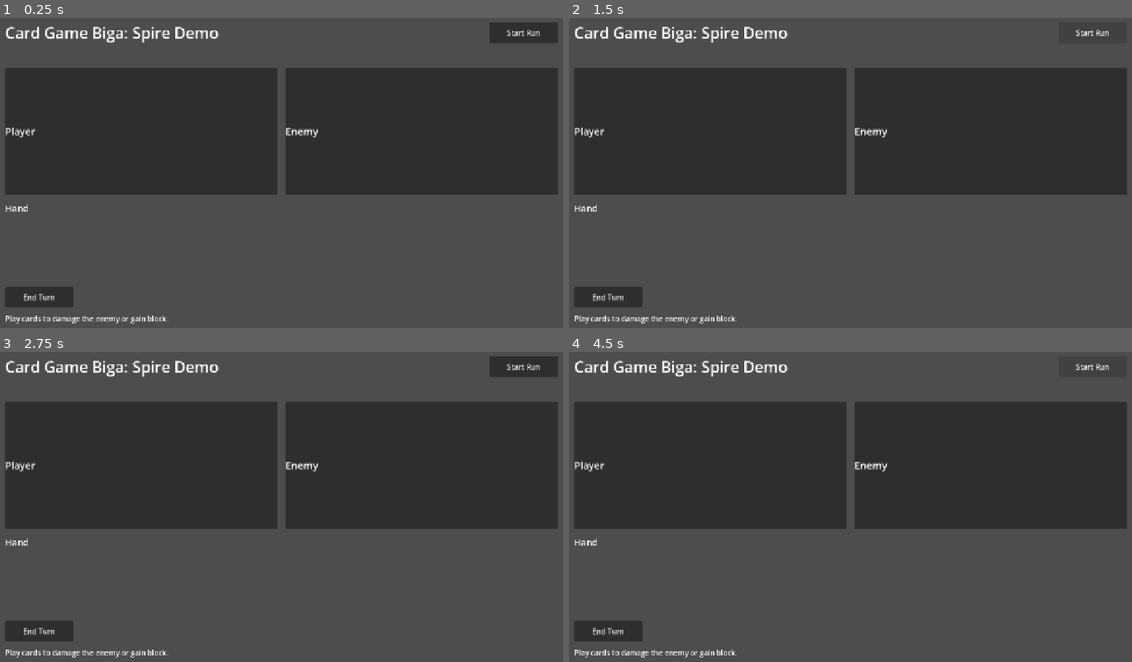
Above: before the commit, frames 1-4 (two rows, left to right).
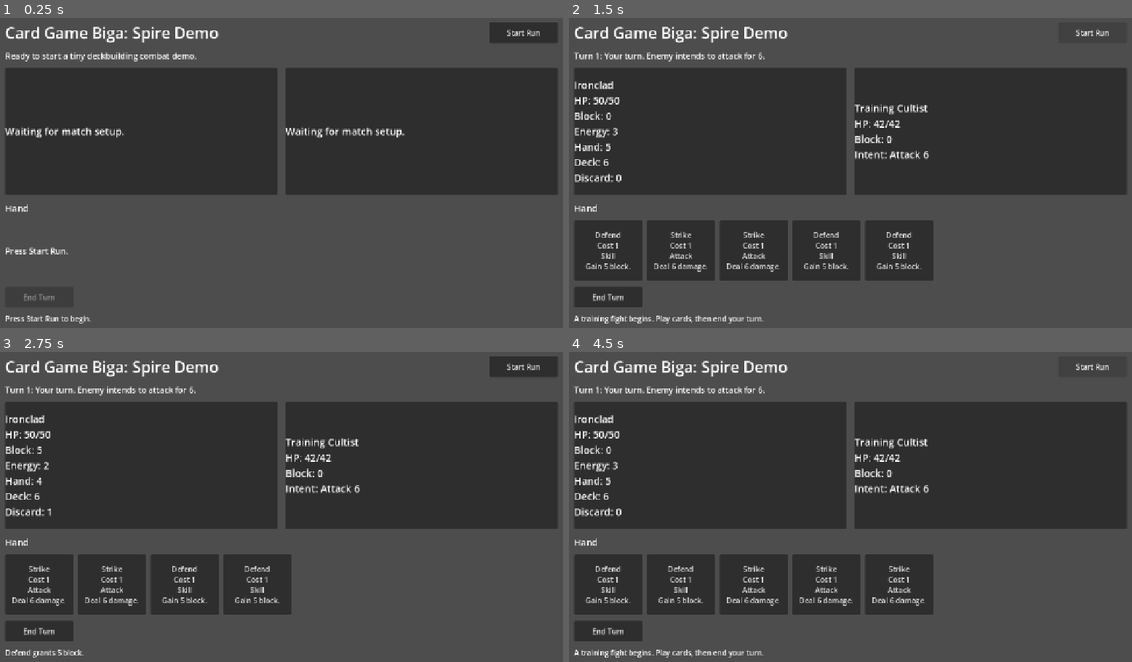
Above: after the commit, the same moments.

Repository: lacsclyne/cardgamebiga
Game: Godot game, scene res://scenes/main.tscn
Two runs of this game, one before a commit and one after it. Both use one fixed random seed, a clock stepped at 60 frames per second and the inputs below.
Inputs (mouse positions are in pixels of both pictures, inside the frame that each line leads up to):
- Up to frame 1 (0.25 s): no input
- Up to frame 2 (1.5 s): click (608, 297) at 0.5 s, where only the run before the commit has a clickable "End Turn"; click "Start Run" at 1.25 s
- Up to frame 3 (2.75 s): click (39, 584) at 2 s, where only the run after the commit has a clickable "Defend Cost 1 Skill Gain 5 bl…"
- Up to frame 4 (4.5 s): click (608, 584) at 2.75 s, where only the run after the commit has a clickable "Strike Cost 1 Attack Deal 6 d…"; click (681, 584) at 3.5 s, where only the run after the commit has a clickable "Defend Cost 1 Skill Gain 5 bl…"; click "Start Run" at 4.25 s

The runs differ from the first frame. In frame 1, 1.6% of the frame differs, in the area x 0-72%, y 11-99%; in frame 2, 14%; in frame 3, 11%; in frame 4, 14%, in the area x 0-65%, y 11-99%.
Error before the commit: Parse Error: Identifier "opponent_deck" not declared in the current scope. (res://scripts/core/game_state.gd:29)

Commit message:
Verify demo with Godot 4.6.3

Diff:
--- a/project.godot
+++ b/project.godot
@@ -8,7 +8,7 @@
 config/name="Card Game Biga"
 config/description="Godot-driven card battle prototype."
 run/main_scene="res://scenes/main.tscn"
-config/features=PackedStringArray("4.3")
+config/features=PackedStringArray("4.6")
 config/icon="res://icon.svg"
 
 [display]
--- a/scripts/core/deck.gd
+++ b/scripts/core/deck.gd
@@ -1,23 +1,23 @@
 class_name Deck
 extends RefCounted
 
-var draw_pile: Array[CardData] = []
-var discard_pile: Array[CardData] = []
+var draw_pile: Array = []
+var discard_pile: Array = []
 
-func setup(cards: Array[CardData], rng: RandomNumberGenerator) -> void:
+func setup(cards: Array, rng: RandomNumberGenerator) -> void:
 	draw_pile = cards.duplicate()
 	discard_pile.clear()
 	shuffle(rng)
 
 func shuffle(rng: RandomNumberGenerator) -> void:
 	for i in range(draw_pile.size() - 1, 0, -1):
-		var j := rng.randi_range(0, i)
-		var temp := draw_pile[i]
+		var j: int = rng.randi_range(0, i)
+		var temp = draw_pile[i]
 		draw_pile[i] = draw_pile[j]
 		draw_pile[j] = temp
 
-func draw(count: int, rng: RandomNumberGenerator) -> Array[CardData]:
-	var drawn: Array[CardData] = []
+func draw(count: int, rng: RandomNumberGenerator) -> Array:
+	var drawn: Array = []
 	for _i in range(count):
 		if draw_pile.is_empty():
 			_refill_from_discard(rng)
@@ -26,7 +26,7 @@
 		drawn.append(draw_pile.pop_back())
 	return drawn
 
-func discard(cards: Array[CardData]) -> void:
+func discard(cards: Array) -> void:
 	discard_pile.append_array(cards)
 
 func _refill_from_discard(rng: RandomNumberGenerator) -> void:
--- a/scripts/core/game_state.gd
+++ b/scripts/core/game_state.gd
@@ -1,5 +1,7 @@
 class_name GameState
 extends RefCounted
+
+const PlayerStateScript := preload("res://scripts/core/player_state.gd")
 
 enum MatchPhase {
 	NOT_STARTED,
@@ -15,18 +17,18 @@
 const ENEMY_INTENTS := [6, 8, 10]
 
 var rng := RandomNumberGenerator.new()
-var player := PlayerState.new()
-var opponent := PlayerState.new()
+var player := PlayerStateScript.new()
+var opponent := PlayerStateScript.new()
 var phase: MatchPhase = MatchPhase.NOT_STARTED
 var turn_number: int = 0
 var winner_name: String = ""
 var enemy_intent_damage: int = 0
 var last_log: String = "Press Start Run to begin."
 
-func start(seed_value: int, player_deck: Array[CardData], _opponent_deck: Array[CardData]) -> void:
+func start(seed_value: int, player_deck: Array, _opponent_deck: Array = []) -> void:
 	rng.seed = seed_value
 	player.setup("Ironclad", player_deck, rng, PLAYER_STARTING_HEALTH)
-	opponent.setup("Training Cultist", opponent_deck, rng, ENEMY_STARTING_HEALTH)
+	opponent.setup("Training Cultist", [], rng, ENEMY_STARTING_HEALTH)
 	turn_number = 1
 	winner_name = ""
 	enemy_intent_damage = _next_enemy_intent()
@@ -55,7 +57,7 @@
 		last_log = "That card is no longer in hand."
 		return false
 
-	var card := player.hand[hand_index]
+	var card = player.hand[hand_index]
 	if not card.is_playable(player.energy):
 		last_log = "Not enough energy for %s." % card.display_name
 		return false
@@ -71,7 +73,7 @@
 		player.gain_block(card.block)
 		log_lines.append("%s grants %d block." % [card.display_name, card.block])
 
-	var discarded: Array[CardData] = []
+	var discarded: Array = []
 	discarded.append(card)
 	player.deck.discard(discarded)
 	last_log = "\n".join(log_lines)
--- a/scripts/core/player_state.gd
+++ b/scripts/core/player_state.gd
@@ -1,5 +1,7 @@
 class_name PlayerState
 extends RefCounted
+
+const DeckScript := preload("res://scripts/core/deck.gd")
 
 const STARTING_HEALTH := 30
 const STARTING_ENERGY := 3
@@ -10,10 +12,10 @@
 var health: int = STARTING_HEALTH
 var energy: int = STARTING_ENERGY
 var block: int = 0
-var hand: Array[CardData] = []
-var deck := Deck.new()
+var hand: Array = []
+var deck = DeckScript.new()
 
-func setup(player_name: String, cards: Array[CardData], rng: RandomNumberGenerator, starting_health: int = STARTING_HEALTH) -> void:
+func setup(player_name: String, cards: Array, rng: RandomNumberGenerator, starting_health: int = STARTING_HEALTH) -> void:
 	name = player_name
 	max_health = starting_health
 	health = starting_health
@@ -28,7 +30,7 @@
 	draw_cards(draw_count, rng)
 
 func draw_cards(count: int, rng: RandomNumberGenerator) -> void:
-	var open_slots := max(MAX_HAND_SIZE - hand.size(), 0)
+	var open_slots: int = max(MAX_HAND_SIZE - hand.size(), 0)
 	hand.append_array(deck.draw(min(count, open_slots), rng))
 
 func discard_hand() -> void:
@@ -39,8 +41,8 @@
 	block += max(amount, 0)
 
 func take_damage(amount: int) -> void:
-	var incoming := max(amount, 0)
-	var blocked := min(block, incoming)
+	var incoming: int = max(amount, 0)
+	var blocked: int = min(block, incoming)
 	block -= blocked
 	health = max(health - (incoming - blocked), 0)
 
--- a/scripts/ui/main.gd
+++ b/scripts/ui/main.gd
@@ -1,7 +1,7 @@
 extends Control
 
-const GameState := preload("res://scripts/core/game_state.gd")
-const CardData := preload("res://scripts/data/card_data.gd")
+const GameStateScript := preload("res://scripts/core/game_state.gd")
+const CardDataScript := preload("res://scripts/data/card_data.gd")
 
 @onready var status_label: Label = $Root/Status
 @onready var player_label: Label = $Root/Battlefield/PlayerPanel/PlayerState
@@ -11,7 +11,7 @@
 @onready var end_turn_button: Button = $Root/ActionRow/EndTurnButton
 @onready var log_label: Label = $Root/Log
 
-var game := GameState.new()
+var game = GameStateScript.new()
 
 func _ready() -> void:
 	start_button.pressed.connect(_on_start_pressed)
@@ -19,39 +19,39 @@
 	_refresh()
 
 func _on_start_pressed() -> void:
-	var starter_deck := _build_starter_deck()
-	game.start(Time.get_ticks_msec(), starter_deck, [])
+	var starter_deck: Array = _build_starter_deck()
+	game.call("start", Time.get_ticks_msec(), starter_deck, [])
 	_refresh()
 
 func _on_end_turn_pressed() -> void:
-	game.end_turn()
+	game.call("end_turn")
 	_refresh()
 
 func _on_card_pressed(hand_index: int) -> void:
-	game.play_card(hand_index)
+	game.call("play_card", hand_index)
 	_refresh()
 
 func _refresh() -> void:
 	status_label.text = _phase_text()
 	player_label.text = _player_summary(game.player)
 	opponent_label.text = _enemy_summary()
-	end_turn_button.disabled = game.phase == GameState.MatchPhase.NOT_STARTED or game.phase == GameState.MatchPhase.FINISHED
+	end_turn_button.disabled = game.phase == GameStateScript.MatchPhase.NOT_STARTED or game.phase == GameStateScript.MatchPhase.FINISHED
 	log_label.text = game.last_log
 	_refresh_hand()
 
 func _phase_text() -> String:
 	match game.phase:
-		GameState.MatchPhase.NOT_STARTED:
+		GameStateScript.MatchPhase.NOT_STARTED:
 			return "Ready to start a tiny deckbuilding combat demo."
-		GameState.MatchPhase.PLAYER_TURN:
+		GameStateScript.MatchPhase.PLAYER_TURN:
 			return "Turn %d: Your turn. Enemy intends to attack for %d." % [game.turn_number, game.enemy_intent_damage]
-		GameState.MatchPhase.OPPONENT_TURN:
+		GameStateScript.MatchPhase.OPPONENT_TURN:
 			return "Enemy turn."
-		GameState.MatchPhase.FINISHED:
+		GameStateScript.MatchPhase.FINISHED:
 			return "Match finished. Winner: %s" % game.winner_name
 	return "Unknown phase."
 
-func _player_summary(state: PlayerState) -> String:
+func _player_summary(state) -> String:
 	if state.name.is_empty():
 		return "Waiting for match setup."
 	return "%s\nHP: %d/%d\nBlock: %d\nEnergy: %d\nHand: %d\nDeck: %d\nDiscard: %d" % [
@@ -68,8 +68,8 @@
 func _enemy_summary() -> String:
 	if game.opponent.name.is_empty():
 		return "Waiting for match setup."
-	var intent := "Attack %d" % game.enemy_intent_damage
-	if game.phase == GameState.MatchPhase.FINISHED:
+	var intent: String = "Attack %d" % game.enemy_intent_damage
+	if game.phase == GameStateScript.MatchPhase.FINISHED:
 		intent = "Done"
 	return "%s\nHP: %d/%d\nBlock: %d\nIntent: %s" % [
 		game.opponent.name,
@@ -84,7 +84,7 @@
 		hand_container.remove_child(child)
 		child.queue_free()
 
-	if game.phase == GameState.MatchPhase.NOT_STARTED:
+	if game.phase == GameStateScript.MatchPhase.NOT_STARTED:
 		_add_empty_hand_label("Press Start Run.")
 		return
 	if game.player.hand.is_empty():
@@ -92,8 +92,8 @@
 		return
 
 	for i in range(game.player.hand.size()):
-		var card := game.player.hand[i]
-		var button := Button.new()
+		var card = game.player.hand[i]
+		var button = Button.new()
 		button.custom_minimum_size = Vector2(150, 120)
 		button.text = "%s\nCost %d\n%s\n%s" % [
 			card.display_name,
@@ -101,27 +101,27 @@
 			card.type_name(),
 			card.rules_text
 		]
-		button.disabled = game.phase != GameState.MatchPhase.PLAYER_TURN or not card.is_playable(game.player.energy)
+		button.disabled = game.phase != GameStateScript.MatchPhase.PLAYER_TURN or not card.is_playable(game.player.energy)
 		button.pressed.connect(_on_card_pressed.bind(i))
 		hand_container.add_child(button)
 
 func _add_empty_hand_label(text: String) -> void:
-	var label := Label.new()
+	var label = Label.new()
 	label.text = text
 	label.add_theme_font_size_override("font_size", 18)
 	hand_container.add_child(label)
 
-func _build_starter_deck() -> Array[CardData]:
-	var cards: Array[CardData] = []
+func _build_starter_deck() -> Array:
+	var cards: Array = []
 	for i in range(5):
-		cards.append(_make_card("strike_%d" % i, "Strike", 1, CardData.CardType.ATTACK, 6, 0, "Deal 6 damage."))
+		cards.append(_make_card("strike_%d" % i, "Strike", 1, CardDataScript.CardType.ATTACK, 6, 0, "Deal 6 damage."))
 	for i in range(5):
-		cards.append(_make_card("defend_%d" % i, "Defend", 1, CardData.CardType.SKILL, 0, 5, "Gain 5 block."))
-	cards.append(_make_card("bash", "Bash", 2, CardData.CardType.ATTACK, 10, 0, "Deal 10 damage."))
+		cards.append(_make_card("defend_%d" % i, "Defend", 1, CardDataScript.CardType.SKILL, 0, 5, "Gain 5 block."))
+	cards.append(_make_card("bash", "Bash", 2, CardDataScript.CardType.ATTACK, 10, 0, "Deal 10 damage."))
 	return cards
 
-func _make_card(id: String, display_name: String, cost: int, card_type: int, damage: int, block: int, rules_text: String) -> CardData:
-	var card := CardData.new()
+func _make_card(id: String, display_name: String, cost: int, card_type: int, damage: int, block: int, rules_text: String):
+	var card = CardDataScript.new()
 	card.id = StringName(id)
 	card.display_name = display_name
 	card.cost = cost
--- /dev/null
+++ b/tests/e2e_spire_demo.gd
@@ -0,0 +1,42 @@
+extends SceneTree
+
+func _init() -> void:
+	call_deferred("_run")
+
+func _run() -> void:
+	var scene = load("res://scenes/main.tscn").instantiate()
+	root.add_child(scene)
+	await process_frame
+
+	_require(scene.game.phase == scene.GameStateScript.MatchPhase.NOT_STARTED, "demo starts idle")
+
+	var start_button = scene.get_node("Root/Header/StartButton")
+	start_button.pressed.emit()
+	await process_frame
+
+	_require(scene.game.phase == scene.GameStateScript.MatchPhase.PLAYER_TURN, "start enters player turn")
+	_require(scene.game.player.hand.size() == 5, "player draws opening hand")
+	_require(scene.get_node("Root/Hand").get_child_count() == 5, "hand UI renders five cards")
+
+	var starting_enemy_health: int = scene.game.opponent.health
+	var first_card = scene.get_node("Root/Hand").get_child(0)
+	first_card.pressed.emit()
+	await process_frame
+
+	_require(scene.game.player.energy < 3, "playing a card spends energy")
+	_require(scene.game.opponent.health < starting_enemy_health or scene.game.player.block > 0, "playing a card changes combat state")
+
+	scene.get_node("Root/ActionRow/EndTurnButton").pressed.emit()
+	await process_frame
+
+	_require(scene.game.phase == scene.GameStateScript.MatchPhase.PLAYER_TURN, "enemy turn resolves back to player")
+	_require(scene.game.turn_number == 2, "ending turn advances the turn counter")
+
+	print("E2E smoke passed: start, play card, end turn.")
+	quit(0)
+
+func _require(condition: bool, message: String) -> void:
+	if condition:
+		return
+	push_error("E2E smoke failed: %s" % message)
+	quit(1)
Not shown, changed: README.md
